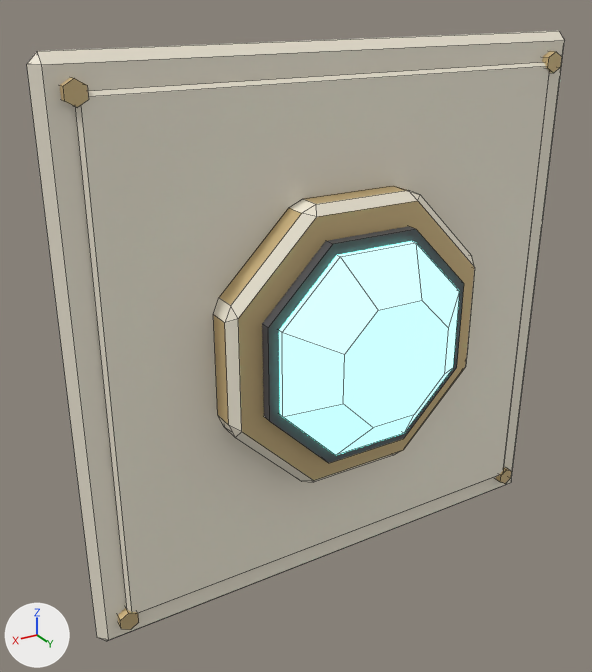
The FBX model Assets/_Project/Art/Models/Kit/Disp_Light.fbx, before and after one commit.
Before and after are seen from a 50 mm camera at (0.747, 1.118, 0.558) aimed at (0.094, 0.029, 0.014). Lighting does not change. The marker at lower left points along +X, +Y and +Z. The older version comes first. Mesh edges are drawn as thin lines. Where no turn or scale is listed for an object, it has been applied to the vertices. Vertices at exactly the same position are counted once.

Objects in the first picture: 'Bulb', 'Disp_Light'.
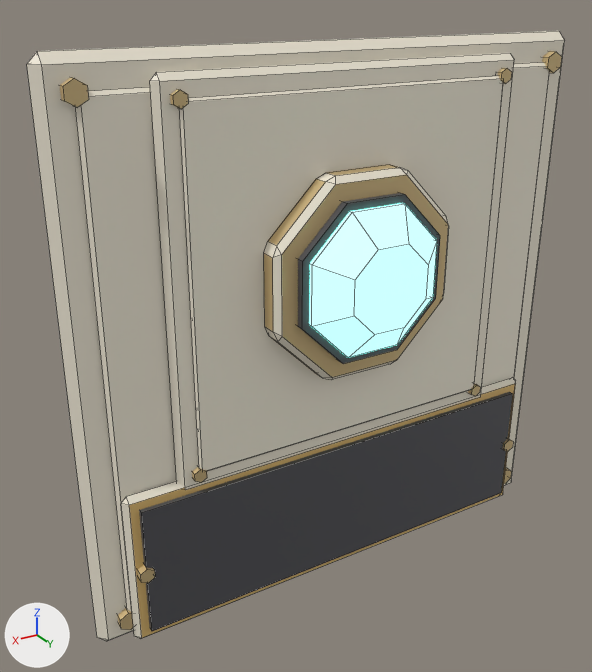
What changed in the scene script:
```text
Add mat_trim:
    mat_trim = principled_material('Trim')
    mat_trim.base_color = (0.78, 0.52, 0.18)  # beige #e5bf76
    mat_trim.roughness = 0.55
Change me_disp_light_003:
    used by ob_disp_light; location = (0.0, 0.0, 0.0); rotation_euler = (1.571, 0.0, 0.0), in degrees (90, 0, 0)
    remove me_disp_light_003.from_pydata(...)  # 152 vertices, 136 faces; spans x -0.48..0.48, y -0.48..0.48, z -0.115..0.0
    add me_disp_light_003.from_pydata(...)  # 288 vertices, 252 faces; spans x -0.48..0.48, y -0.48..0.48, z -0.114..0.0
    me_disp_light_003 part 1: a new loose piece, a 6-sided cylinder along z spanning x 0.285..0.306, y -0.188..-0.163, z -0.066..-0.052, in mat_metal (beige #ddc490)
    me_disp_light_003 part 2: the loose piece of 48 vertices spanning x -0.249..0.249, y -0.249..0.249, z -0.095..-0.025 is scaled about its middle by 0.688, then moved by (0.0, 0.12, -0.016)
    me_disp_light_003 part 3: the loose piece of 24 vertices spanning x -0.48..0.48, y -0.48..0.48, z -0.03..0.0 is copied, and the copy is scaled about its middle by 0.688, then moved by (0.0, 0.12, -0.03); it spans x -0.33..0.33, y -0.21..0.45, z -0.056..-0.035
    me_disp_light_003 part 4: the loose piece of 16 vertices spanning x -0.43..0.43, y -0.43..0.43, z -0.04..-0.028 is copied, and the copy is scaled about its middle by 0.688, then moved by (0.0, 0.12, -0.024); it spans x -0.296..0.296, y -0.176..0.416, z -0.063..-0.054
    me_disp_light_003 part 5: a new loose piece, a 6-sided cylinder along z spanning x 0.285..0.306, y 0.403..0.428, z -0.066..-0.052, in mat_metal (beige #ddc490)
    me_disp_light_003 part 6: a new loose piece, a 6-sided cylinder along z spanning x -0.306..-0.285, y -0.188..-0.163, z -0.066..-0.052, in mat_metal (beige #ddc490)
    me_disp_light_003 part 7: a new loose piece, a 6-sided cylinder along z spanning x -0.306..-0.285, y 0.403..0.428, z -0.066..-0.052, in mat_metal (beige #ddc490)
    me_disp_light_003 part 8: a new loose piece, an 8-sided cylinder along z spanning x -0.133..0.133, y -0.013..0.253, z -0.114..-0.093, in mat_dark (dark grey #505055)
    me_disp_light_003 part 9: a new loose piece, a box spanning x -0.4..0.4, y -0.45..-0.21, z -0.065..-0.045, in mat_dark (dark grey #505055)
    me_disp_light_003 part 10: a new loose piece, a 6-sided cylinder along z spanning x 0.388..0.412, y -0.344..-0.316, z -0.07..-0.05, in mat_metal (beige #ddc490)
    me_disp_light_003 part 11: a new loose piece, a 6-sided cylinder along z spanning x -0.412..-0.388, y -0.344..-0.316, z -0.07..-0.05, in mat_metal (beige #ddc490)
    me_disp_light_003 part 12: a new loose piece of 16 vertices spanning x -0.425..0.425, y -0.475..-0.185, z -0.055..-0.035
    me_disp_light_003 part 13: the loose piece of 16 vertices spanning x -0.194..0.194, y -0.194..0.194, z -0.115..-0.085 is deleted
    add me_disp_light_003.materials.append(mat_trim)  # beige #e5bf76
Change me_bulb_006:
    used by ob_bulb; location = (0.0, 0.1, 0.0)
    remove me_bulb_006.from_pydata(...)  # 24 vertices, 19 faces; spans x -0.176..0.176, y -0.025..0.085, z -0.176..0.176
    add me_bulb_006.from_pydata(...)  # 24 vertices, 19 faces; spans x -0.121..0.121, y -0.017..0.058, z -0.121..0.121
    me_bulb_006 part 14: the whole mesh is scaled about the mesh origin by 0.688
Change ob_bulb:
    ob_bulb.location: (0.0, 0.1, 0.0) -> (0.0, 0.104, 0.12)
```

Boxes [x1, y1, x2, y2] around the edits, measured in the pictures (592 x 672 px; the box of a moved part takes in the faces that stretch with it):
'Bulb', moved, rescaled (29% narrower, 27% shorter)
    before: [279, 241, 459, 455]
    after: [309, 203, 437, 358]
part 1 of me_disp_light_003, added
    after: [192, 467, 207, 483]
part 2 of me_disp_light_003, moved or reshaped
    before: [213, 186, 475, 482]
    after: [264, 164, 449, 380]
part 3 of me_disp_light_003, added (pale yellow)
    after: [150, 53, 514, 490]
part 4 of me_disp_light_003, added (pale yellow)
    after: [179, 76, 503, 471]
part 5 of me_disp_light_003, added
    after: [170, 89, 188, 109]
part 6 of me_disp_light_003, added
    after: [468, 384, 480, 396]
part 7 of me_disp_light_003, added
    after: [497, 68, 512, 84]
part 8 of me_disp_light_003, added
    after: [298, 193, 440, 364]
part 9 of me_disp_light_003, added
    after: [139, 392, 513, 631]
part 10 of me_disp_light_003, added
    after: [137, 565, 155, 583]
part 11 of me_disp_light_003, added
    after: [502, 438, 513, 451]
part 12 of me_disp_light_003, added
    after: [121, 377, 516, 639]
part 13 of me_disp_light_003, deleted
    before: [262, 226, 464, 463]
